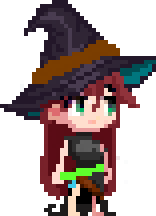
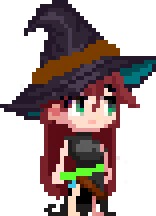
Layers edited between the first and the second w=156, h=216 image:
painted on "Body" over [96,192,108,200]
